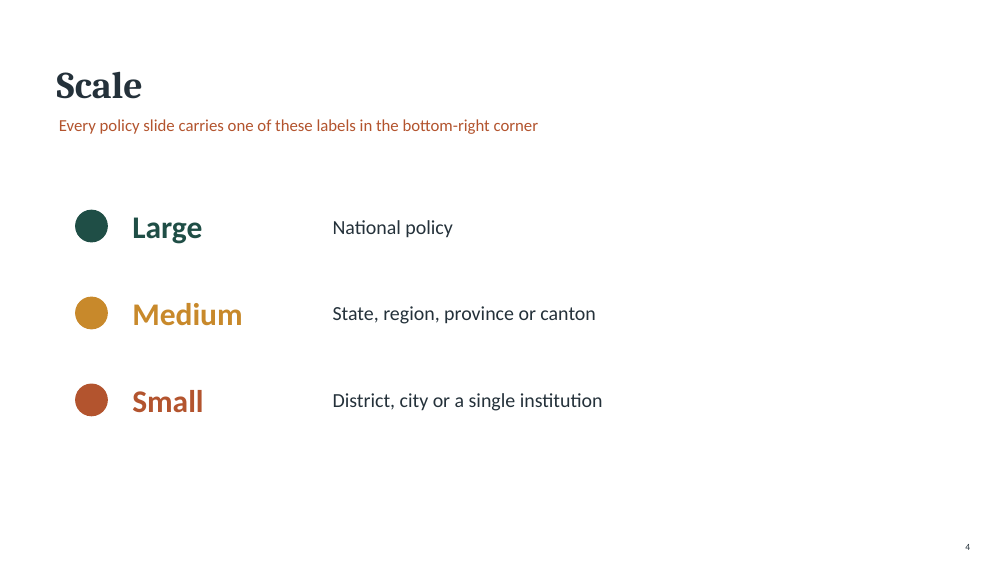
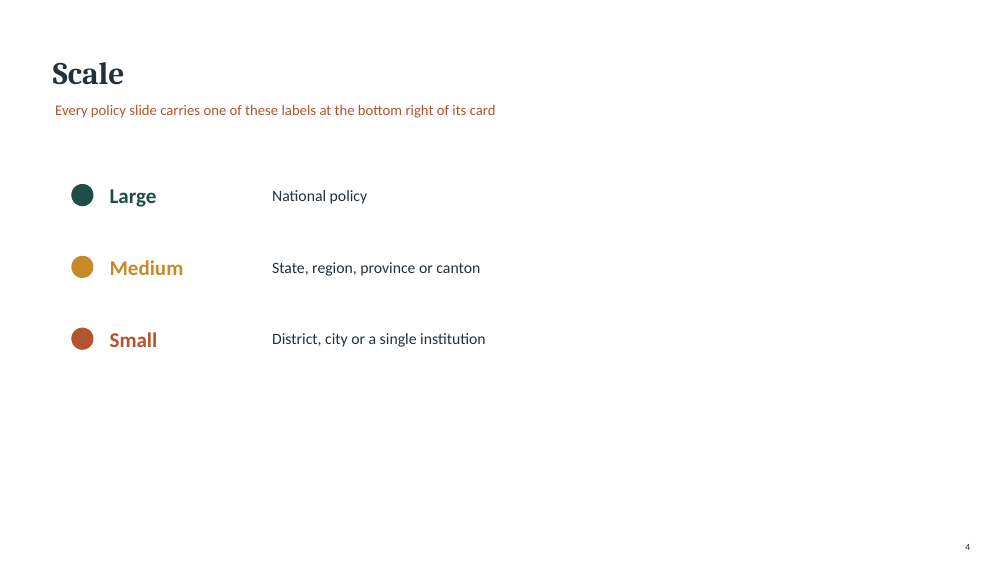
Before and after one commit to jedr1-ship-it/Alternative-Pathways----Quant, a slide deck: slide 4 of policies/Re-attracting_Former_Teachers.pptx. Drawn at 1008x567 pixels with LibreOffice and Linux fonts; fonts in the diff are those of the drawing. Boxes give left, top, right and bottom in pixels: in the first picture for what was removed or moved away, otherwise in the second. Text is boxed around its words. In the diff, an @@ line names an element or a change of style, - is before the commit and + after.

```diff
--- a/policies/Re-attracting_Former_Teachers.pptx
+++ b/policies/Re-attracting_Former_Teachers.pptx
@@ text "Scale" moved from (x1=57, y1=71, x2=143, y2=99) to (x1=53, y1=62, x2=125, y2=85) @@
@@ text "Scale" at (x1=53, y1=62, x2=125, y2=85): size 36 to 30 pt @@
@@ text at (x1=55, y1=104, x2=496, y2=118): text changed; size 16 to 14 pt @@
-Every policy slide carries one of these labels in the bottom-right corner
+Every policy slide carries one of these labels at the bottom right of its card
@@ text "Large" moved from (x1=132, y1=217, x2=202, y2=244) to (x1=110, y1=189, x2=157, y2=207) @@
@@ text "National policy" moved from (x1=333, y1=220, x2=452, y2=238) to (x1=272, y1=190, x2=368, y2=204) @@
@@ ellipse resized from (x1=76, y1=210, x2=107, y2=242) to (x1=72, y1=185, x2=93, y2=206) @@
@@ ellipse resized from (x1=76, y1=297, x2=107, y2=329) to (x1=72, y1=256, x2=93, y2=278) @@
@@ text "Medium" moved from (x1=132, y1=303, x2=242, y2=326) to (x1=110, y1=260, x2=184, y2=275) @@
@@ text "State, region, province or canton" moved from (x1=333, y1=306, x2=595, y2=324) to (x1=272, y1=262, x2=480, y2=276) @@
@@ ellipse resized from (x1=76, y1=384, x2=107, y2=416) to (x1=72, y1=328, x2=93, y2=349) @@
@@ size 30 to 20 pt in 3 elements at (x1=110, y1=189, x2=157, y2=207), (x1=110, y1=260, x2=184, y2=275), (x1=110, y1=332, x2=158, y2=347) @@
@@ text "Small" moved from (x1=132, y1=390, x2=203, y2=413) to (x1=110, y1=332, x2=158, y2=347) @@
@@ size 19 to 15 pt in 3 elements at (x1=272, y1=190, x2=368, y2=204), (x1=272, y1=262, x2=480, y2=276), (x1=272, y1=333, x2=485, y2=347) @@
@@ text "District, city or a single ..." moved from (x1=333, y1=393, x2=603, y2=411) to (x1=272, y1=333, x2=485, y2=347) @@
```
Also in this commit, not shown: 32 other slides changed, 2 other files.
